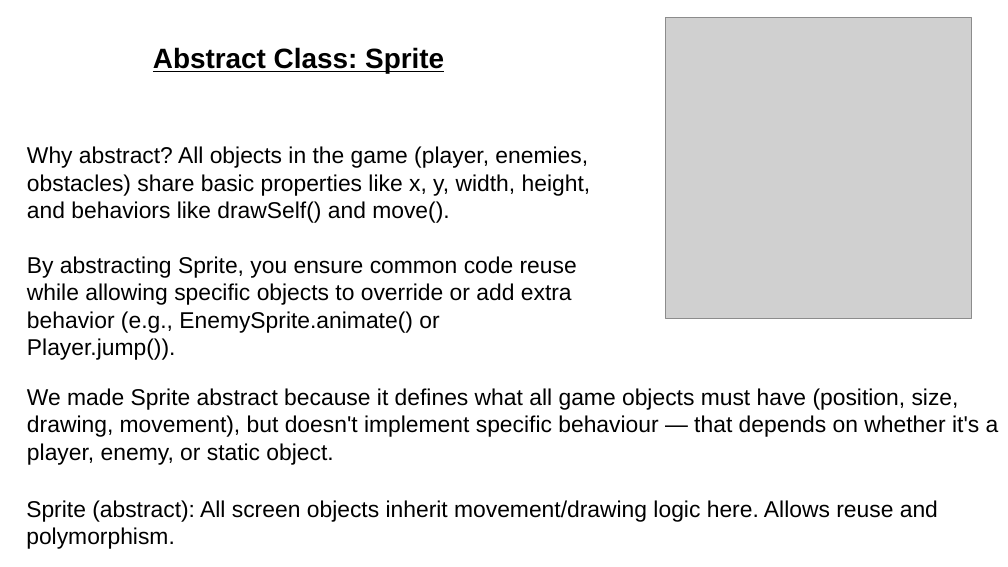
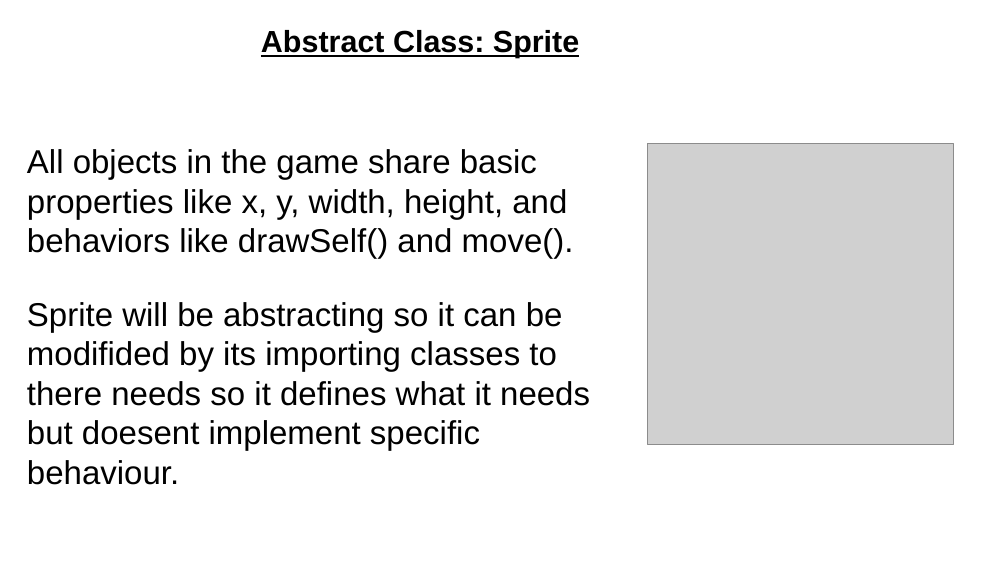
Before and after one commit to tellmon/2D-side-scroller, a slide deck: slide 6 of powerPoint.odp. Drawn at 1008x567 pixels with LibreOffice and Linux fonts; fonts in the diff are those of the drawing; grey boxes stand for pictures. Boxes give left, top, right and bottom in pixels: in the first picture for what was removed or moved away, otherwise in the second. Text is boxed around its words. In the diff, an @@ line names an element or a change of style, - is before the commit and + after.

Commit message:
Nearly don Power Point
Nearly finished the Power Point i will sent it to pears for a pear review and get feed back from them. i also tested it the size and made sure i didnt add to much by seing if i can see averthing clearly while editing it from my back on the seat of the airplane so around 30 cm which scaled up should be fine.  I also added a java file to do some testing for of how it could be implemented.

```diff
--- a/powerPoint.odp
+++ b/powerPoint.odp
@@ text "Abstract Class: Sprite" moved from (x1=153, y1=47, x2=444, y2=73) to (x1=261, y1=30, x2=579, y2=58) @@
@@ text "Abstract Class: Sprite" at (x1=261, y1=30, x2=579, y2=58): size 22 to 24 pt @@
@@ text at (x1=27, y1=149, x2=590, y2=485): text changed; size 18 to 26 pt @@
-Why abstract? All objects in the game (player, enemies, obstacles) share basic properties like x, y, width, height, and behaviors like drawSelf() and move().
-By abstracting Sprite, you ensure common code reuse while allowing specific objects to override or add extra behavior (e.g., EnemySprite.animate() or Player.jump()).
+All objects in the game share basic properties like x, y, width, height, and behaviors like drawSelf() and move().
+Sprite will be abstracting so it can be modifided by its importing classes to there needs so it defines what it needs but doesent implement specific behaviour.
@@ picture moved from (x1=666, y1=18, x2=972, y2=319) to (x1=649, y1=144, x2=955, y2=445) @@
@@ text removed at (x1=27, y1=388, x2=999, y2=465) @@
-We made Sprite abstract because it defines what all game objects must have (position, size, drawing, movement), but doesn't implement specific behaviour — that depends on whether it's a player, enemy, or static object.
@@ text removed at (x1=26, y1=500, x2=938, y2=549) @@
-Sprite (abstract): All screen objects inherit movement/drawing logic here. Allows reuse and polymorphism.
```
Also in this commit, not shown: 2 other slides changed, 1 slide added, 1 slide removed, 3 other files.
